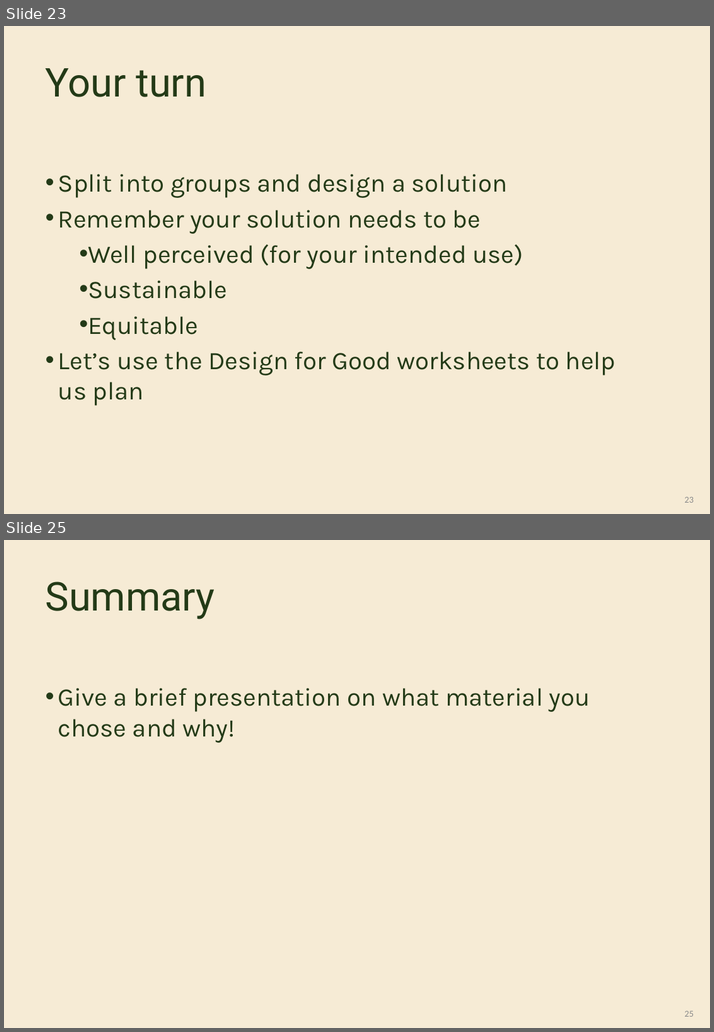
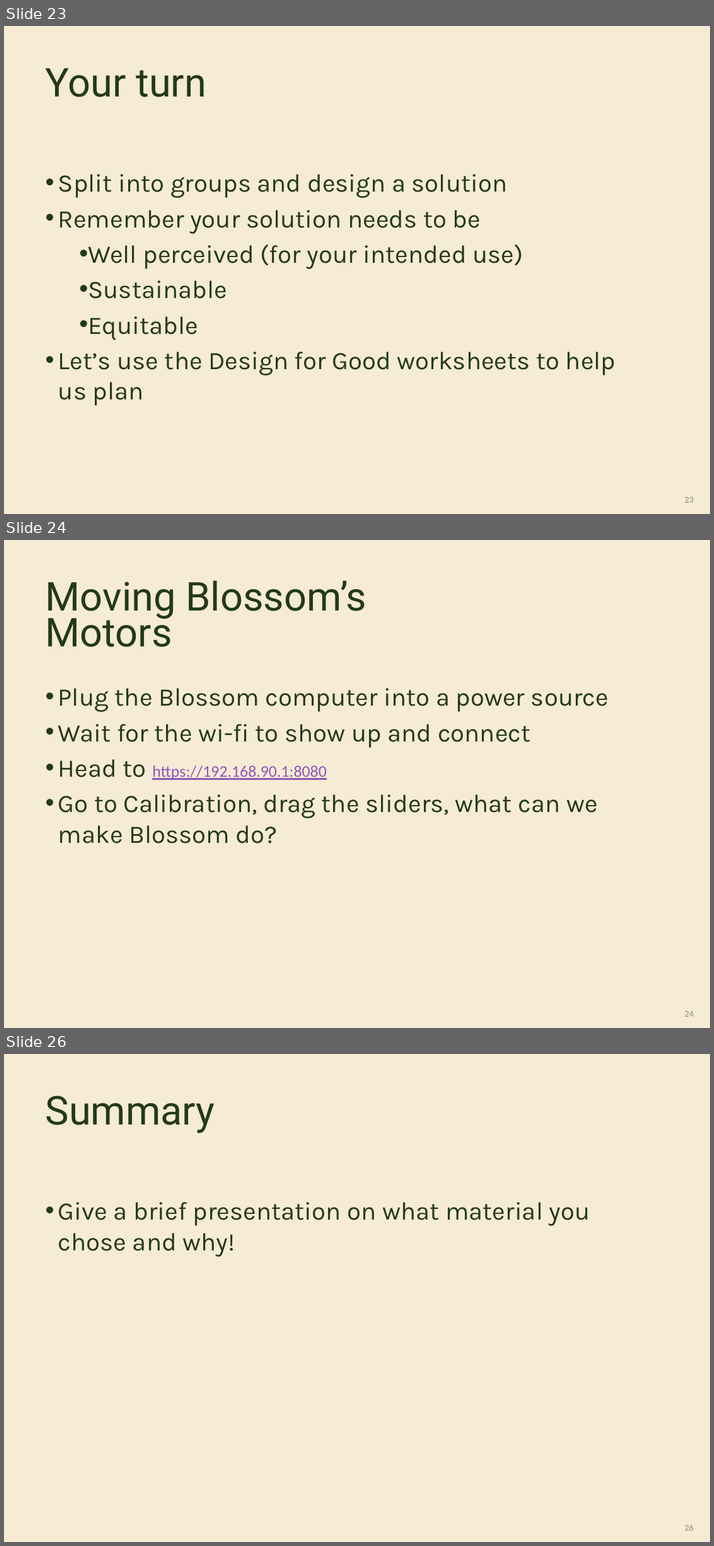
Before and after one commit to OutbackRobots/Outback-Robots-Hub, a slide deck: docs/assets/slides/OutbackRobots_Lesson5_Slides_DesignforGood.pptx. Shown one above the other, each under a label of ours: slides 23 and 25 before the commit, slides 23, 24 and 26 after it; the slides between them are not shown. The pictures are 714x1032 and 714x1546 pixels, drawn with LibreOffice and Linux fonts; fonts in the diff are those of the drawing; background and template pictures are left out. Boxes give left, top, right and bottom in pixels: in the first picture for what was removed or moved away, otherwise in the second. Text is boxed around its words. In the diff, an @@ line names an element or a change of style, - is before the commit and + after.

```diff
--- a/docs/assets/slides/OutbackRobots_Lesson5_Slides_DesignforGood.pptx
+++ b/docs/assets/slides/OutbackRobots_Lesson5_Slides_DesignforGood.pptx
@@ slide 24 added at bbox=[4, 540, 710, 1028], background #F6EBD5 @@
@@ text added at bbox=[46, 580, 366, 647], 44 pt, text #233A17 @@
+Moving Blossom’s Motors
@@ text added at bbox=[58, 688, 608, 844], 28 pt, text #233A17 @@
+• Plug the Blossom computer into a power source
+• Wait for the wi-fi to show up and connect
+• Head to https://192.168.90.1:8080
+• Go to Calibration, drag the sliders, what can we make Blossom do?
@@ page number added at bbox=[684, 1011, 694, 1017], 10 pt, text #8C8C8C @@
+24
@@ what was slide 25 is now slide 26 @@
@@ page number at bbox=[684, 1525, 694, 1531]: text changed @@
-25
+26
```
Also in this commit, not shown: 3 slides changed, 1 other slide added, 1 slide removed, 4 other files.
